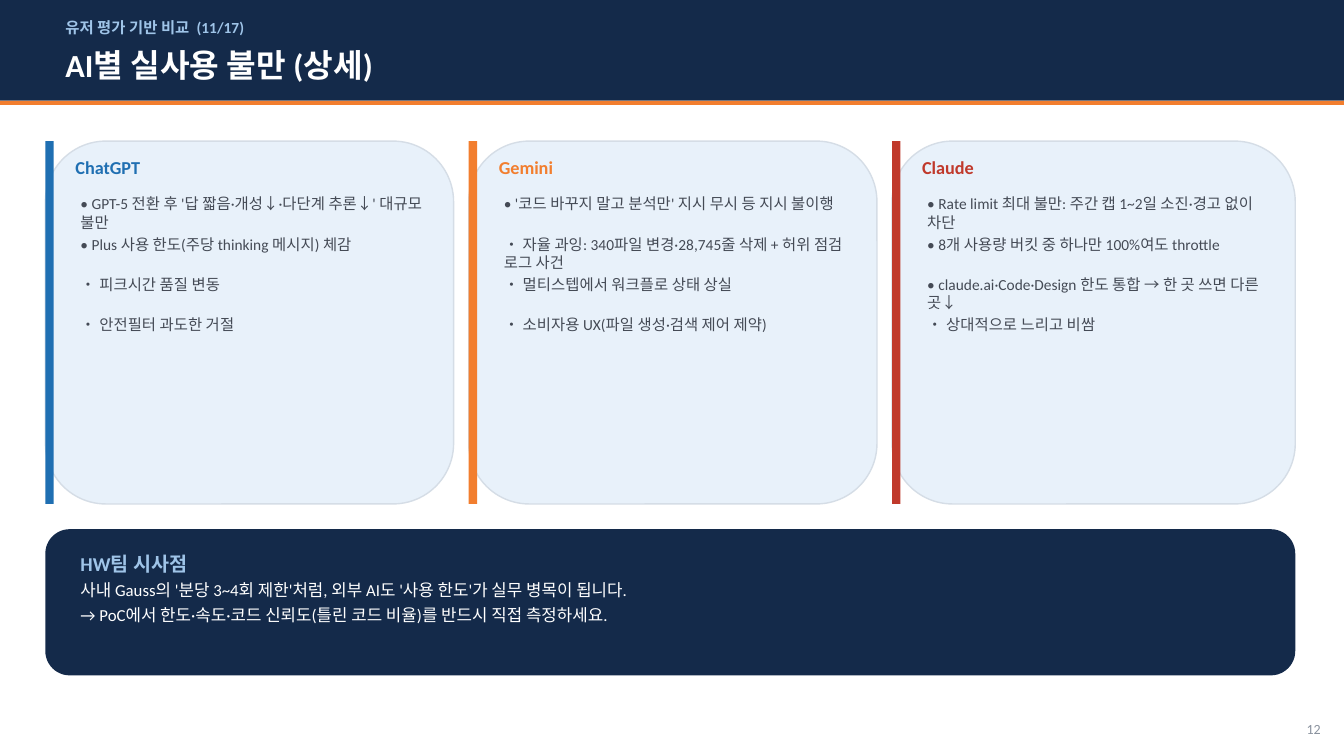
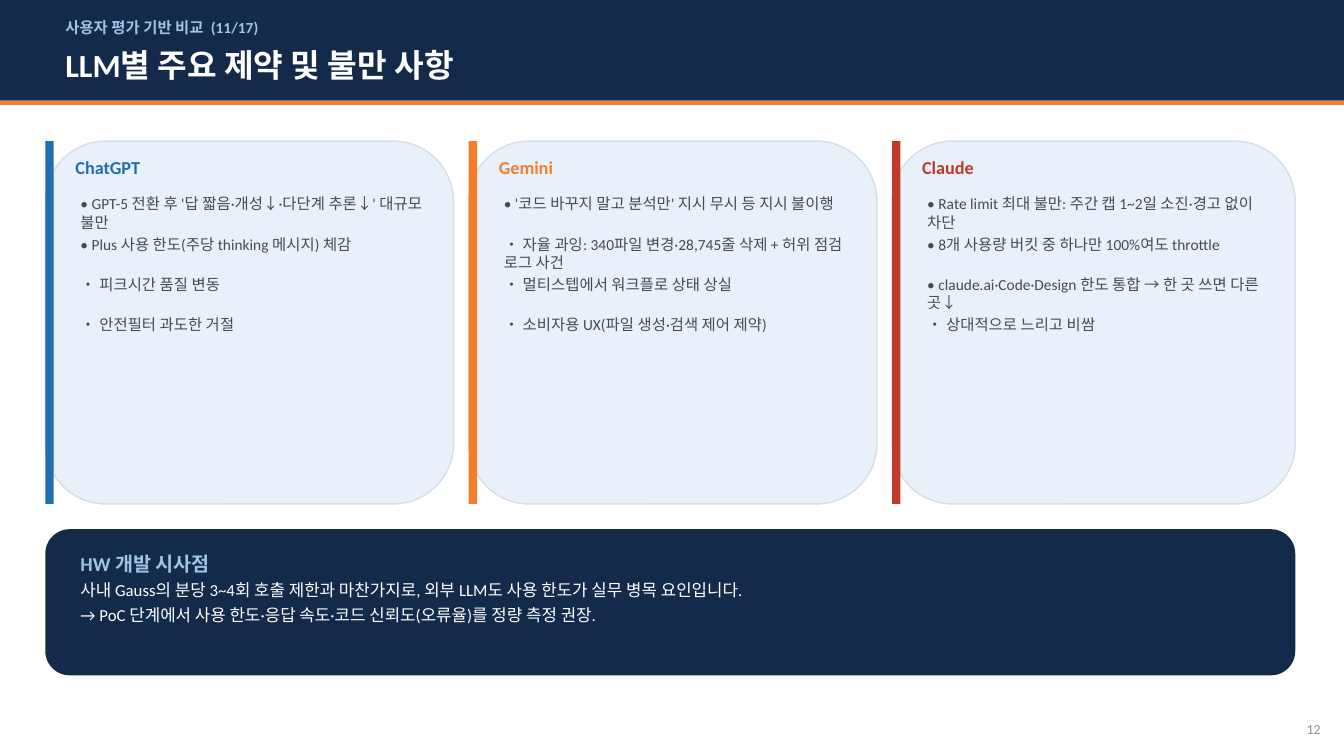
Before and after one commit to whaleonbush/poc, a slide deck: slide 12 of 외부AI_3종_비교조사.pptx. Drawn at 1344x756 pixels with LibreOffice and Linux fonts; fonts in the diff are those of the drawing. Boxes give left, top, right and bottom in pixels: in the first picture for what was removed or moved away, otherwise in the second. Text is boxed around its words. In the diff, an @@ line names an element or a change of style, - is before the commit and + after.

```diff
--- a/외부AI_3종_비교조사.pptx
+++ b/외부AI_3종_비교조사.pptx
@@ text at bbox=[65, 20, 258, 35]: text changed @@
-유저 평가 기반 비교 (11/17)
+사용자 평가 기반 비교 (11/17)
@@ text at bbox=[65, 50, 453, 80]: text changed @@
-AI별 실사용 불만 (상세)
+LLM별 주요 제약 및 불만 사항
@@ text at bbox=[80, 554, 743, 623]: text changed @@
-HW팀 시사점
-사내 Gauss의 '분당 3~4회 제한'처럼, 외부 AI도 '사용 한도'가 실무 병목이 됩니다.
-→ PoC에서 한도·속도·코드 신뢰도(틀린 코드 비율)를 반드시 직접 측정하세요.
+HW 개발 시사점
+사내 Gauss의 분당 3~4회 호출 제한과 마찬가지로, 외부 LLM도 사용 한도가 실무 병목 요인입니다.
+→ PoC 단계에서 사용 한도·응답 속도·코드 신뢰도(오류율)를 정량 측정 권장.
```
Also in this commit, not shown: 14 other slides changed, 1 other file.
